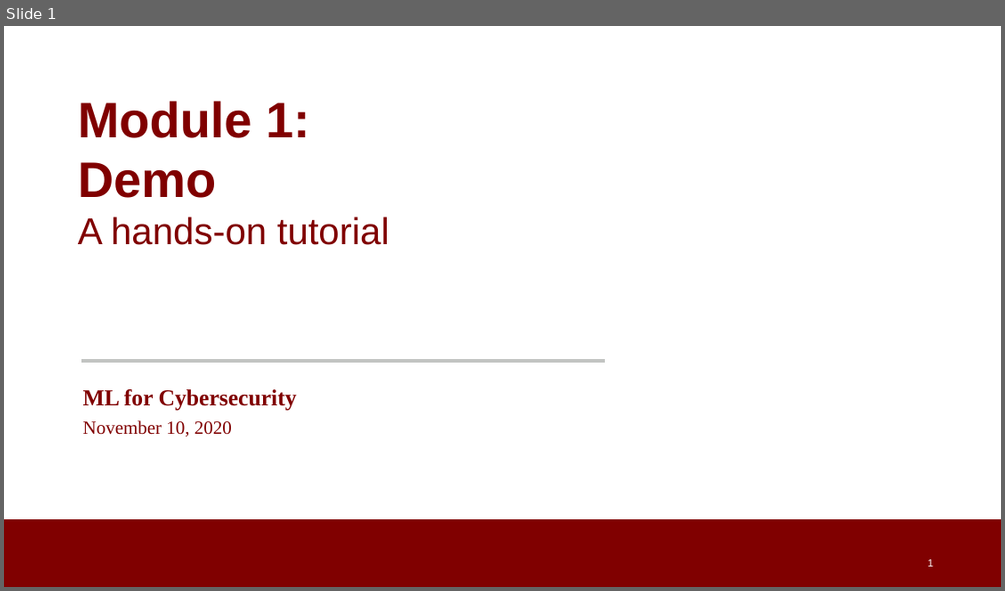
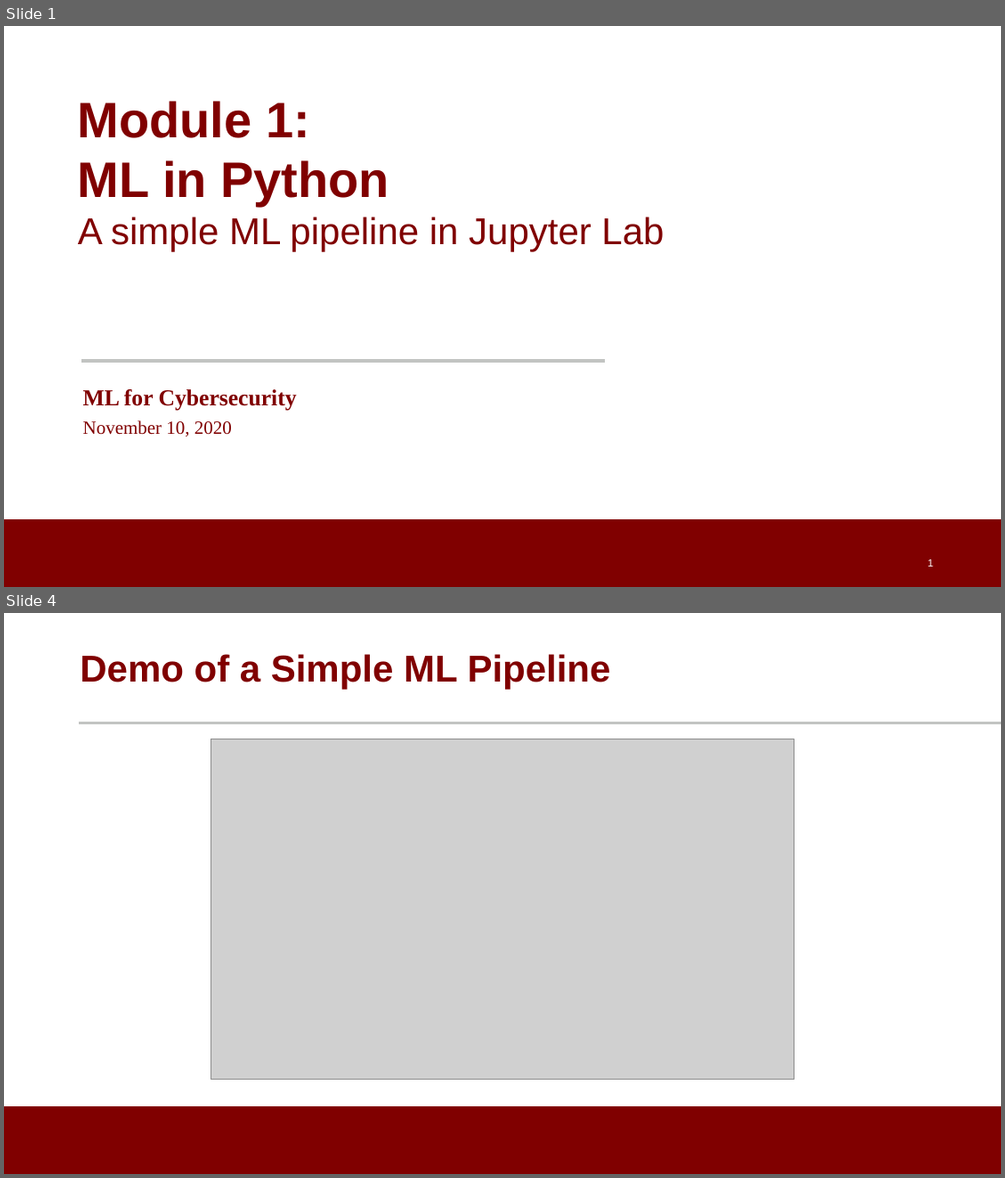
Before and after one commit to noise-lab/ML-Cybersecurity, a slide deck: module-1/1.5-demo.pptx. Shown one above the other, each under a label of ours: slide 1 before the commit, slides 1 and 4 after it; the slides between them are not shown. The pictures are 1005x591 and 1005x1178 pixels, drawn with LibreOffice and Linux fonts; fonts in the diff are those of the drawing; grey boxes stand for pictures; background and template pictures are left out. Boxes give left, top, right and bottom in pixels: in the first picture for what was removed or moved away, otherwise in the second. Text is boxed around its words. In the diff, an @@ line names an element or a change of style, - is before the commit and + after.

```diff
--- a/module-1/1.5-demo.pptx
+++ b/module-1/1.5-demo.pptx
@@ slide 4 added at (x1=4, y1=613, x2=1001, y2=1174), background #FFFFFF; not listed: 1 template element that a slide beside it also shows @@
@@ title added at (x1=80, y1=654, x2=611, y2=690), 36 pt, text #800000, bold @@
+Demo of a Simple ML Pipeline
@@ line added from (79, 723) to (1001, 723), #C2C4C2 3 pt @@
@@ picture added at (x1=211, y1=739, x2=794, y2=1079) @@
@@ slide 1 changed as well @@
@@ text at (x1=78, y1=160, x2=663, y2=252): text changed @@
-Demo
-A hands-on tutorial
+ML in Python
+A simple ML pipeline in Jupyter Lab
```
Also in this commit, not shown: 2 other slides added, 3 slides removed, 1 other file.
